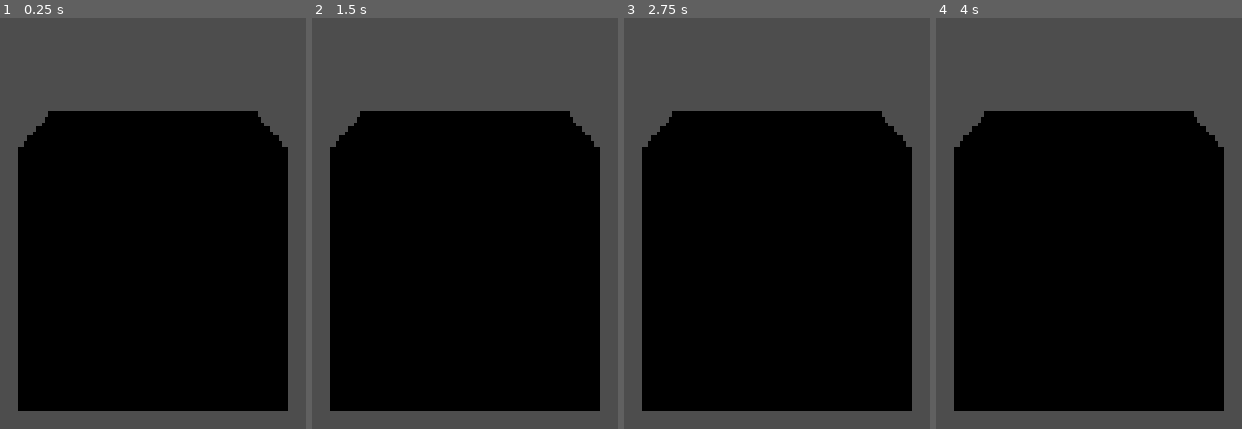
Above: before the commit, frames 1-4 (left to right).
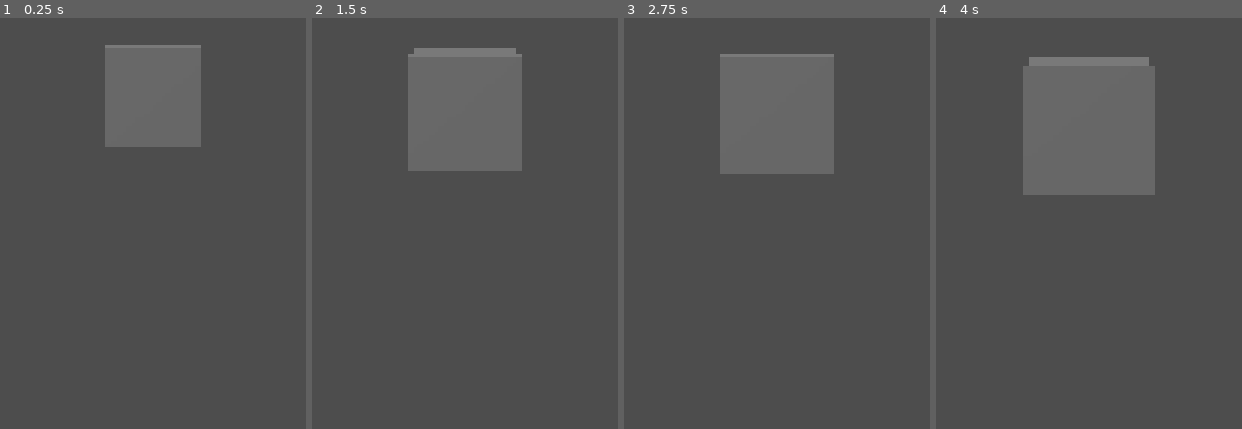
Above: after the commit, the same moments.

Repository: cjratcliff/hellebore
Game: Godot game, scene res://levels/main.tscn
Same seed, same stepped clock (60 frames per second), same inputs: the game is played once before the commit and once after it.
Inputs:
- Up to frame 1 (0.25 s): no input
- Up to frame 2 (1.5 s): tap Enter at 0.5 s; hold W (move_forward, bound only after the commit) 0.53-1.28 s; tap Space at 1.25 s; hold S (move_back, bound only after the commit) from 1.28 s (still down)
- Up to frame 3 (2.75 s): tap Enter at 2 s; release S (move_back, bound only after the commit) at 2.03 s; hold W (move_forward, bound only after the commit) from 2.03 s (still down)
- Up to frame 4 (4 s): tap Space at 2.75 s; tap Enter at 3.5 s; release W (move_forward, bound only after the commit) at 3.53 s; hold S (move_back, bound only after the commit) from 3.53 s (still down)

The runs differ from the first frame. In frame 1, 68% of the frame differs, in the area x 5-95%, y 6-96%; in frame 2, 69%, in the area x 5-95%, y 7-96%; in frame 3, 69%; in frame 4, 69%.

Commit message:
docs

Diff:
--- /dev/null
+++ b/hellebore/actors/player/player.gd
@@ -0,0 +1,12 @@
+extends CharacterBody3D
+
+var speed = 2
+
+func _physics_process(delta: float) -> void:
+	velocity = Vector3.ZERO
+	if Input.is_action_pressed("move_forward"):
+		velocity = Vector3.FORWARD * speed
+	if Input.is_action_pressed("move_back"):
+		velocity = Vector3.BACK * speed
+
+	move_and_slide()
--- a/hellebore/actors/player/player.tscn
+++ b/hellebore/actors/player/player.tscn
@@ -1,6 +1,9 @@
 [gd_scene format=3 uid="uid://d4adphfqgeb4w"]
 
+[ext_resource type="Script" uid="uid://cdbfsy1mesqy1" path="res://actors/player/player.gd" id="1_nvxhs"]
+
 [node name="Player" type="CharacterBody3D" unique_id=1873314653]
+script = ExtResource("1_nvxhs")
 
 [node name="Camera3D" type="Camera3D" parent="." unique_id=1987355446]
 transform = Transform3D(1, 0, 0, 0, 1, 0, 0, 0, 1, 0, 1.0926452, 0)
--- a/hellebore/levels/main.tscn
+++ b/hellebore/levels/main.tscn
@@ -9,5 +9,8 @@
 [node name="Player" parent="." unique_id=1873314653 instance=ExtResource("1_2262g")]
 
 [node name="MeshInstance3D" type="MeshInstance3D" parent="." unique_id=51833535]
-transform = Transform3D(1, 0, 0, 0, 1, 0, 0, 0, 1, 0, 0, -3.8262997)
+transform = Transform3D(1, 0, 0, 0, 1, 0, 0, 0, 1, 0, 0, -9.492838)
 mesh = SubResource("BoxMesh_rybk0")
+
+[node name="DirectionalLight3D" type="DirectionalLight3D" parent="." unique_id=1867670455]
+transform = Transform3D(0.5895103, 0.5071961, -0.62867296, 0, 0.7782909, 0.6279038, 0.80776083, -0.37015578, 0.45881054, 0, 4.83245, 0)
--- a/hellebore/project.godot
+++ b/hellebore/project.godot
@@ -20,6 +20,29 @@
 window/stretch/mode="canvas_items"
 window/stretch/aspect="expand"
 
+[input]
+
+move_forward={
+"deadzone": 0.2,
+"events": [Object(InputEventKey,"resource_local_to_scene":false,"resource_name":"","device":-1,"window_id":0,"alt_pressed":false,"shift_pressed":false,"ctrl_pressed":false,"meta_pressed":false,"pressed":false,"keycode":0,"physical_keycode":87,"key_label":0,"unicode":119,"location":0,"echo":false,"script":null)
+]
+}
+turn_left={
+"deadzone": 0.2,
+"events": [Object(InputEventKey,"resource_local_to_scene":false,"resource_name":"","device":-1,"window_id":0,"alt_pressed":false,"shift_pressed":false,"ctrl_pressed":false,"meta_pressed":false,"pressed":false,"keycode":0,"physical_keycode":65,"key_label":0,"unicode":97,"location":0,"echo":false,"script":null)
+]
+}
+turn_right={
+"deadzone": 0.2,
+"events": [Object(InputEventKey,"resource_local_to_scene":false,"resource_name":"","device":-1,"window_id":0,"alt_pressed":false,"shift_pressed":false,"ctrl_pressed":false,"meta_pressed":false,"pressed":false,"keycode":0,"physical_keycode":68,"key_label":0,"unicode":100,"location":0,"echo":false,"script":null)
+]
+}
+move_back={
+"deadzone": 0.2,
+"events": [Object(InputEventKey,"resource_local_to_scene":false,"resource_name":"","device":-1,"window_id":0,"alt_pressed":false,"shift_pressed":false,"ctrl_pressed":false,"meta_pressed":false,"pressed":false,"keycode":0,"physical_keycode":83,"key_label":0,"unicode":115,"location":0,"echo":false,"script":null)
+]
+}
+
 [physics]
 
 3d/physics_engine="Jolt Physics"
Not shown, added: hellebore/actors/player/player.gd.uid
Not shown, changed: hellebore-docs/General.md
